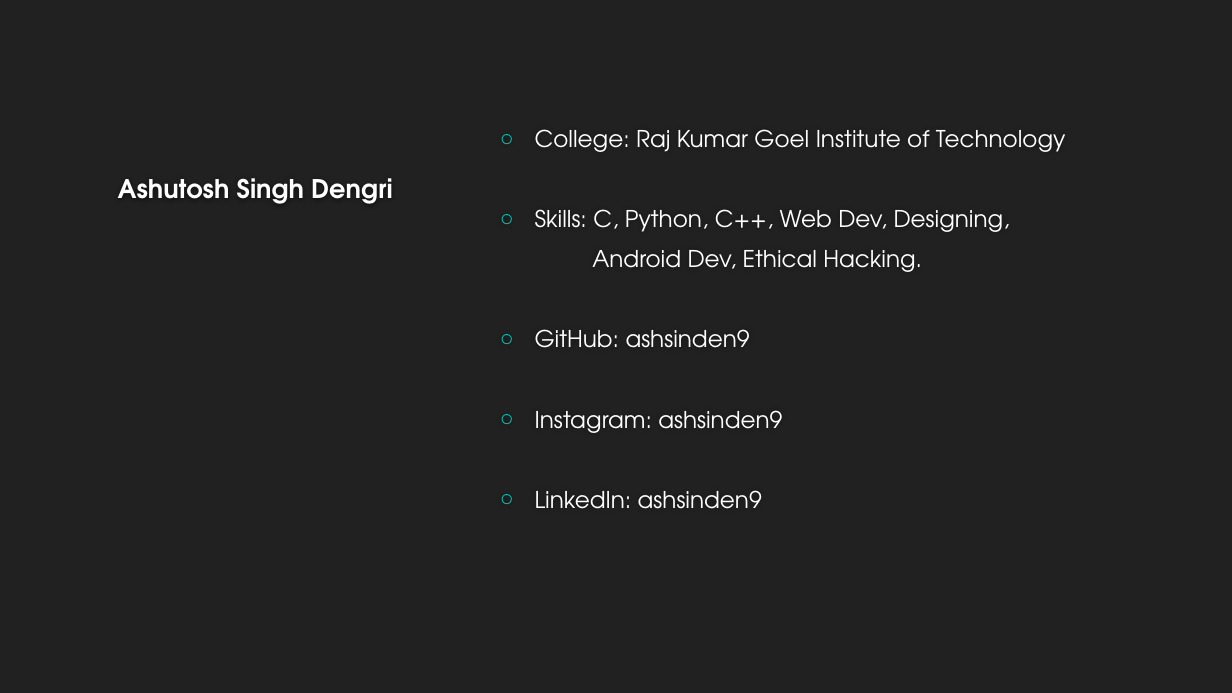
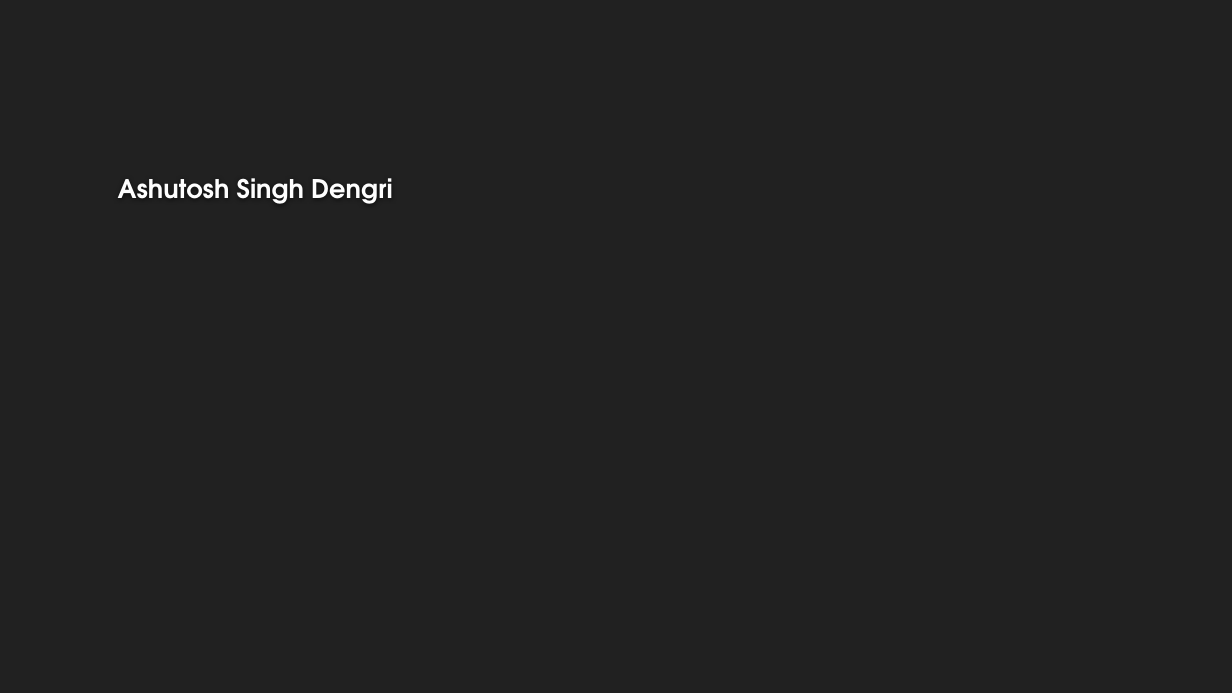
Before and after one commit to amitgit0304/CodeCrafters1, a slide deck: slide 5 of Presentation/Presentation.pptx. Drawn at 1232x693 pixels with LibreOffice and Linux fonts; fonts in the diff are those of the drawing; background and template pictures are left out. Boxes give left, top, right and bottom in pixels: in the first picture for what was removed or moved away, otherwise in the second. Text is boxed around its words. In the diff, an @@ line names an element or a change of style, - is before the commit and + after.

```diff
--- a/Presentation/Presentation.pptx
+++ b/Presentation/Presentation.pptx
@@ text removed at (x1=535, y1=129, x2=1066, y2=509) @@
-○ College: Raj Kumar Goel Institute of Technology
-○ Skills: C, Python, C++, Web Dev, Designing,
-Android Dev, Ethical Hacking.
-○ GitHub: ashsinden9
-○ Instagram: ashsinden9
-○ LinkedIn: ashsinden9
```
Also in this commit, not shown: 5 other slides changed.
